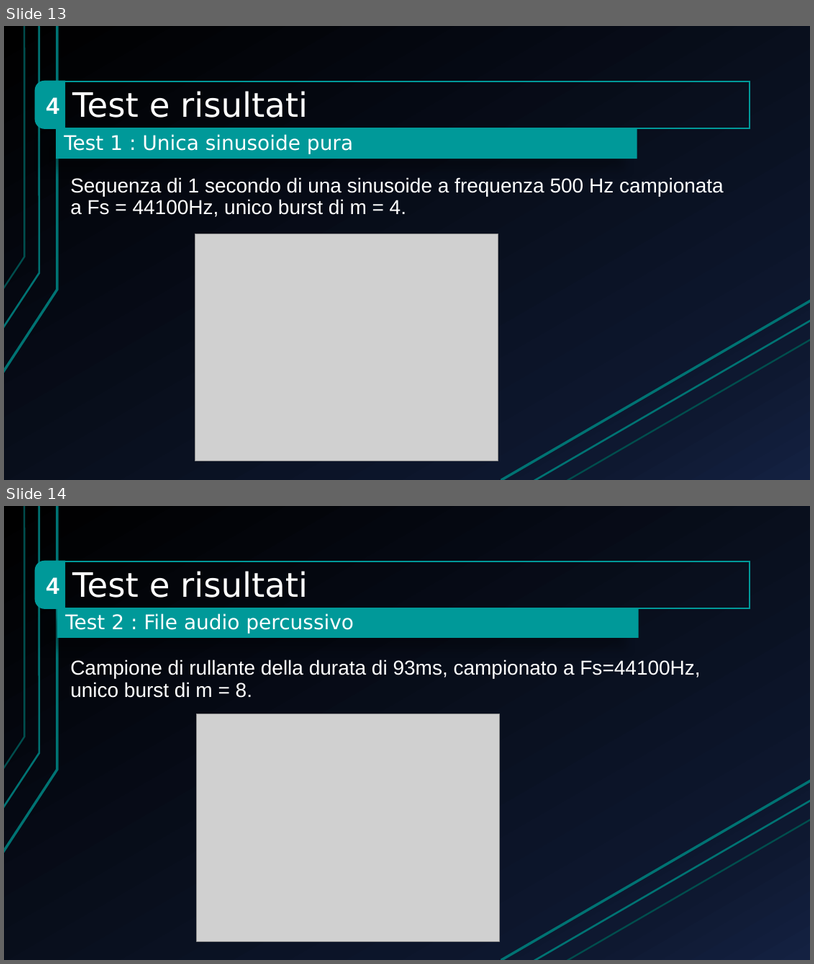
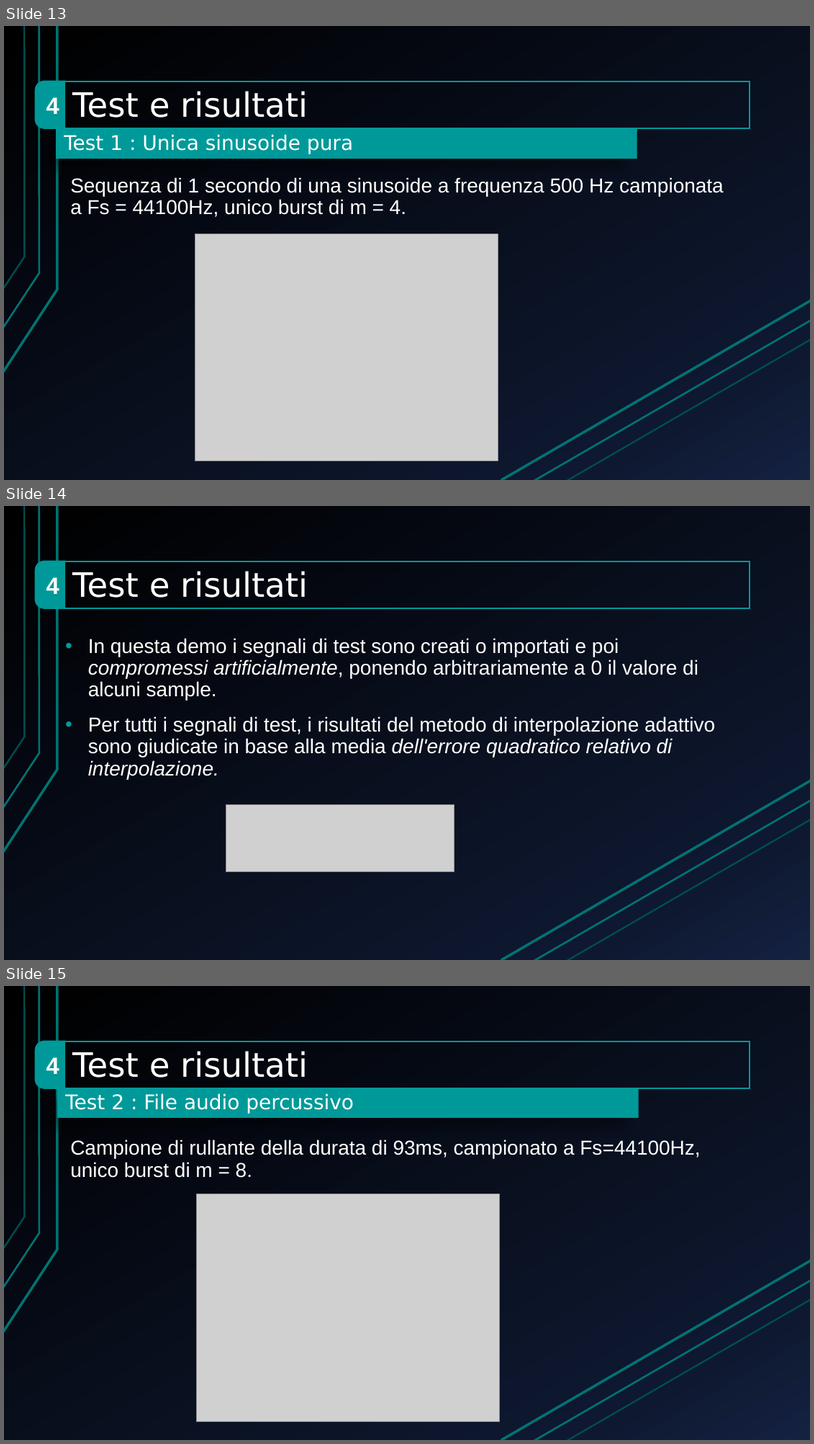
Before and after one commit to emainta/audiorestorationinmatlab, a slide deck: Relazione/presentazioneProgettoFinal.pptx. Shown one above the other, each under a label of ours: slides 13 and 14 before the commit, slides 13, 14 and 15 after it. The pictures are 814x964 and 814x1444 pixels, drawn with LibreOffice and Linux fonts; fonts in the diff are those of the drawing; grey boxes stand for pictures. Boxes give left, top, right and bottom in pixels: in the first picture for what was removed or moved away, otherwise in the second. Text is boxed around its words. In the diff, an @@ line names an element or a change of style, - is before the commit and + after.

```diff
--- a/Relazione/presentazioneProgettoFinal.pptx
+++ b/Relazione/presentazioneProgettoFinal.pptx
@@ slide 14 added at box(4, 506, 810, 960), background gradient #000000 to #0F1931 to #142242; not listed: 6 template elements that a slide beside it also shows @@
@@ round same rect added at box(36, 561, 64, 608), fill #009999, outline #009999 2 pt @@
@@ rectangle added at box(64, 561, 750, 608), outline #009999 2 pt, 40 pt, text #FFFFFF @@
+Test e risultati
@@ text added at box(46, 577, 59, 594), 28 pt, text #FFFFFF, bold @@
+4
@@ text added at box(88, 638, 715, 779), 24 pt, text #FFFFFF @@
+• In questa demo i segnali di test sono creati o importati e poi compromessi artificialmente, ponendo arbitrariamente a 0 il valore di alcuni sample.
+• Per tutti i segnali di test, i risultati del metodo di interpolazione adattivo sono giudicate in base alla media dell'errore quadratico relativo di interpolazione.
@@ picture added at box(226, 804, 454, 871) @@
@@ what was slide 14 is now slide 15 @@
```
Also in this commit, not shown: 6 slides changed, 1 other slide added.
